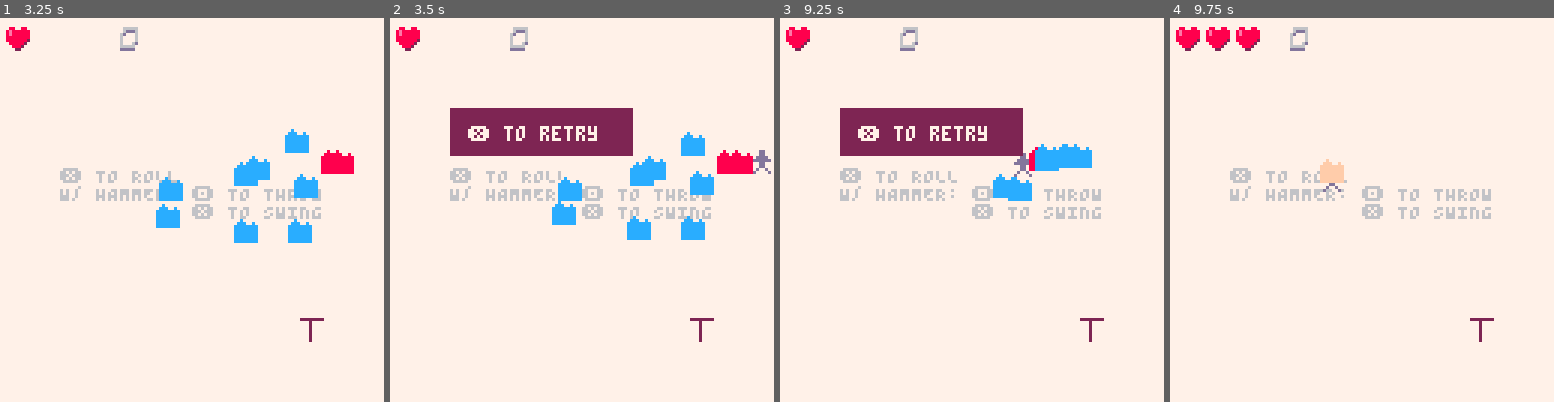
Above: before the commit, frames 1-4 (left to right).
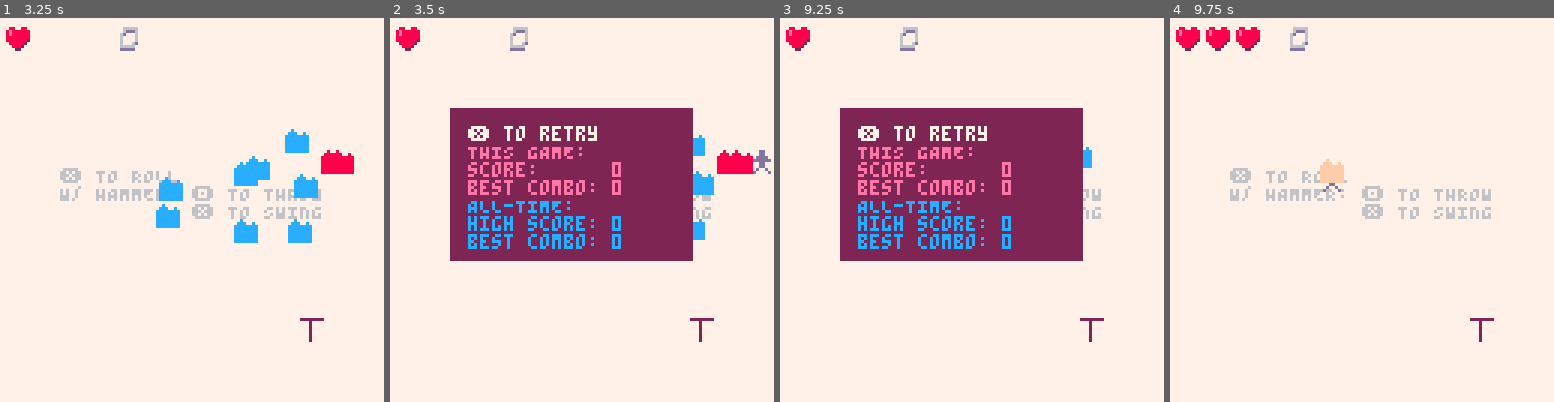
Above: after the commit, the same moments.

Repository: wsasaki01/icebreaker
Game: PICO-8 cartridge p1/icebreaker-p1.p8
Same seed, same stepped clock (60 frames per second), same inputs: the game is played once before the commit and once after it.
Inputs:
- Up to frame 1 (3.25 s): tap X (X key) at 0.33, 1.07, 1.85, 2.97 s; tap O (Z key) at 0.7, 1.7, 2.1, 2.5, 2.9 s; hold Right 1.6-2.1 s; hold Up 2.15-2.42 s; hold Right 2.47-3.03 s; hold Left from 3.08 s (still down)
- Up to frame 2 (3.5 s): keep holding Left; tap O (Z key) at 3.3 s
- Up to frame 3 (9.25 s): release Left at 3.58 s; hold Down 3.63-3.97 s; tap O (Z key) every 0.4 s from 3.7 to 8.9 s; hold Right 4.02-4.68 s; tap X (X key) every 1.12 s from 4.08 to 8.55 s; hold Up 4.73-5.03 s; hold Left 5.08-5.68 s; hold Down 5.73-6.03 s; hold Right 6.08-6.58 s; hold Right 6.63-7.13 s; hold Up 7.18-7.45 s; hold Right 7.5-8.07 s; hold Left 8.12-8.62 s; hold Down 8.67-9 s; hold Right from 9.05 s (still down)
- Up to frame 4 (9.75 s): tap O (Z key) at 9.3, 9.7 s; tap X (X key) at 9.67 s; release Right at 9.72 s

Frame 1 is identical in both runs. In frame 2, 19% of the frame differs, in the area x 15-79%, y 23-64%; in frame 3, 20%; in frame 4, nothing differs.

Commit message:
Store and display high scores

Diff:
--- a/p1/main.lua
+++ b/p1/main.lua
@@ -2,6 +2,10 @@
     menu = true
     play = false
     retry = false
+
+    cartdata("someguy17-icebreaker-p1")
+    high_score = dget(0)
+    high_combo = dget(1)
 
     p = {}
     h = {}
@@ -22,6 +26,9 @@
     hitstop = false
     hs_count = 0
     hs_frames = 3
+
+    retry_hold = 0
+    retry_frames = 30
 end
 
 function start_game()
@@ -30,6 +37,7 @@
         x = 50, xw = 8,
         y = 50, yw = 8,
         score = 0, multi = 1,
+        combo_record = 0,
         health = 3,
 
         combo_count = 0,
@@ -92,6 +100,10 @@
             if self.health == 0 then
                 play = false
                 retry = true
+                if p.score > high_score then
+                    high_score = p.score
+                    dset(0, p.score)
+                end
             end
         end,
 
@@ -133,6 +145,14 @@
             if self.combo_count != 0 then
                 self.combo_count-=1
             else
+                if (self.multi-1)*10 > self.combo_record then
+                    self.combo_record = (self.multi-1)*10
+                end
+
+                if self.combo_record > high_combo then
+                    high_combo = self.combo_record
+                    dset(1, self.combo_record)
+                end
                 self.multi=1
             end
         end
@@ -370,8 +390,14 @@
 
         score()
     elseif retry then
-        rectfill(20, 30, 80, 45, 2)
+        rectfill(20, 30, 100, 80, 2)
         print("❎ to retry", 26, 36, 7)
+        print("THIS GAME:", 14)
+        print("score:      "..tostr(p.score))
+        print("best combo: "..tostr(p.combo_record))
+        print("ALL-TIME:", 12)
+        print("high score: "..tostr(high_score))
+        print("best combo: "..tostr(high_combo))
     end
 end
 
